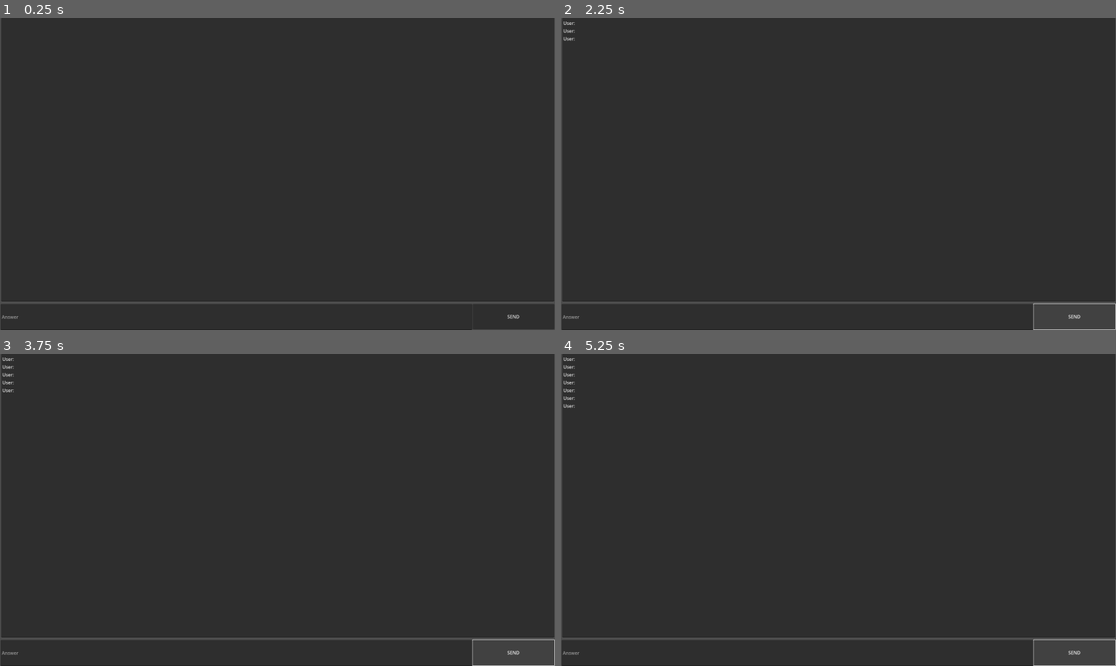
Above: before the commit, frames 1-4 (two rows, left to right).
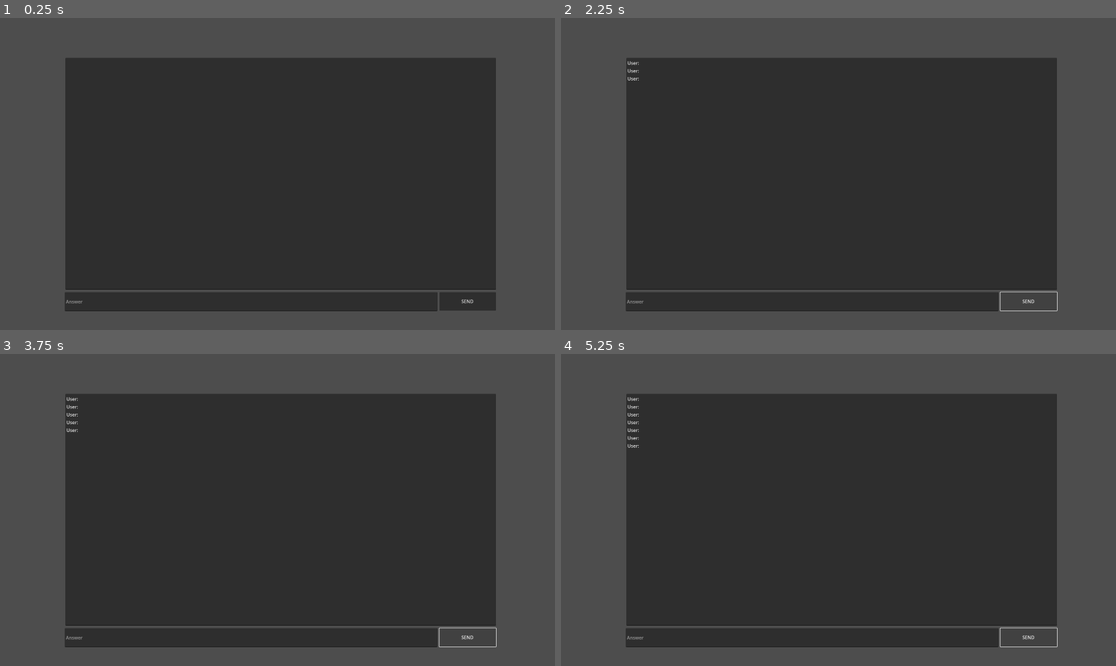
Above: after the commit, the same moments.

Repository: AmirH32/Bot-Or-Not
Game: Godot game, scene res://scenes/Chat.tscn
Two runs of this game, one before a commit and one after it. Both use one fixed random seed, a clock stepped at 60 frames per second and the inputs below. This scene is started directly instead of the project's main scene.
Inputs:
- Up to frame 1 (0.25 s): no input
- Up to frame 2 (2.25 s): click "SEND" at 0.5 s; tap Enter at 1.25 s; hold Right (ui_right) 1.28-2.03 s; tap Space at 2 s; hold Down (ui_down) from 2.03 s (still down)
- Up to frame 3 (3.75 s): tap Enter at 2.75 s; release Down (ui_down) at 2.78 s; hold Right (ui_right) 2.78-3.53 s; tap Space at 3.5 s; hold Up (ui_up) from 3.53 s (still down)
- Up to frame 4 (5.25 s): tap Enter at 4.25 s; release Up (ui_up) at 4.28 s; hold Left (ui_left) from 4.28 s (still down); tap Space at 5 s

The runs differ from the first frame. In frame 1, 37% of the frame differs, in the area x 0-100%, y 0-100%; in frame 2, 36%; in frame 3, 36%; in frame 4, 36%.

Commit message:
Fixing the score system

Diff:
--- a/Scripts/chat.gd
+++ b/Scripts/chat.gd
@@ -23,6 +23,8 @@
 	text_edit.anchor_right = 1
 	text_edit.anchor_bottom = 1
 	http_request_node.get_first_question()
+	prompt_count += 1
+	print("Number of prompts sent:", prompt_count)
 
 
 # Function called when the Send button is pressed
@@ -52,12 +54,9 @@
 		# Reset the count every 3 prompts
 		if prompt_count >= 4:
 			# AI makes its decision
-			post_data = create_post_data("You must now judge whether  …(103 unchanged characters)…  decision and send it (your answer must include if you think they are a human or a robot)",prompt_count)
+			post_data = create_post_data("You must now judge whether  …(103 unchanged characters)…  decision and send it (your answer must follow the format 'You are a human! h' or 'You are an AI! a' where the last character is 'a' or 'h' to denote whether you judge them as AI or human",prompt_count)
 
 			http_request_node.send_post_request(post_data)
-
-			prompt_count = 0
-			print("Prompt count has been reset.")
 
 		###
 
@@ -67,8 +66,21 @@
 	else:
 		print("One or more nodes not found! Check the path.")
 
+func reset_prompt_count():
+	prompt_count = 0
+	print("Prompt count has been reset.")
+
 func display_ai_response(response):
 	var type_of_variable = typeof(response)
 
 	if type_of_variable == TYPE_DICTIONARY:
-		text_edit.text += "Bot:" + response["response"] + "\n"
+		var response_string = response["response"]
+		var response_length = response_string.length()
+
+		text_edit.text += "Bot:" + response_string.substr(0, response_length - 1) + "\n"
+		if prompt_count == 5:
+			reset_prompt_count()
+			if response_string[response_length - 1] == "h":
+				text_edit.text += "The bot has detected you are human, you lose!"
+			else:
+				text_edit.text += "The bot has detected you are an AI, you win!"
--- a/scenes/Chat.tscn
+++ b/scenes/Chat.tscn
@@ -8,26 +8,26 @@
 
 [node name="Send" type="Button" parent="."]
 custom_minimum_size = Vector2(100, 40)
-offset_left = 873.0
-offset_top = 220.0
-offset_right = 1156.0
-offset_bottom = 308.0
+offset_left = 758.0
+offset_top = 179.0
+offset_right = 954.0
+offset_bottom = 243.0
 text = "SEND"
 
 [node name="Answer" type="LineEdit" parent="."]
 custom_minimum_size = Vector2(300, 50)
-offset_left = -760.0
-offset_top = 220.0
-offset_right = 872.0
-offset_bottom = 310.0
+offset_left = -538.0
+offset_top = 179.0
+offset_right = 752.0
+offset_bottom = 245.0
 placeholder_text = "Answer"
 
 [node name="TextEdit" type="TextEdit" parent="."]
 custom_minimum_size = Vector2(400, 500)
-offset_left = -758.0
-offset_top = -770.0
-offset_right = 1156.0
-offset_bottom = 211.0
+offset_left = -536.0
+offset_top = -632.0
+offset_right = 954.0
+offset_bottom = 171.0
 size_flags_horizontal = 3
 size_flags_vertical = 3
 
Not shown, changed: backend.py
